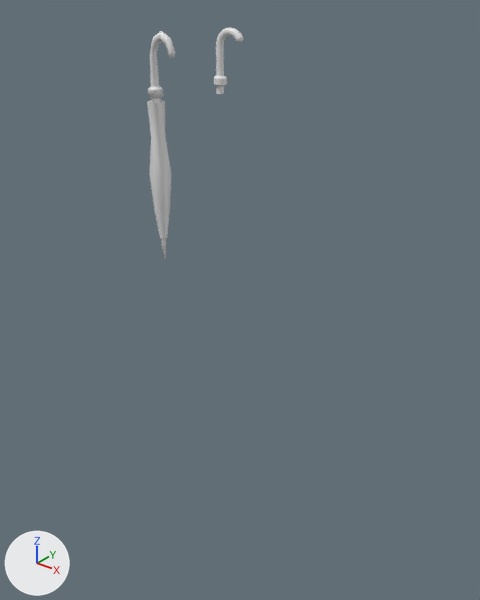
What one commit did to the Blender file modelsrc/weaponblends/verynotcomplete/umbrella.blend.
One viewpoint serves both versions: a 50 mm lens placed at (47.0, -64.3, 74.2), pointed at (-0.4, -5.1, 37.5). Every picture has the same lights, and +X, +Y and +Z are marked at lower left. Materials are left out; every surface is plain grey.

Before the edit, the objects in view are built like this:
```python
me_v_umbrella_template1 = bpy.data.meshes.new('V_Umbrella_Template1')
me_v_umbrella_template1.from_pydata(...)  # 90 vertices, 176 faces; spans x -8.9..-4.2, y -12.2..-9.6, z 43.2..69.1
# faces by material slot: [96, 30, 50]
me_v_umbrella_template1.materials.append(mat_chrome1_bmp)
me_v_umbrella_template1.materials.append(mat_chrome2_brass__bmp)
me_v_umbrella_template1.materials.append(mat_umbrella_base1_bmp)
me_v_umbrella_template1_001 = bpy.data.meshes.new('V_Umbrella_Template1.001')
me_v_umbrella_template1_001.from_pydata(...)  # 833 vertices, 833 faces; spans x -8.31..-4.07, y -0.79..0.79, z 61.4..68.94
# faces by material slot: [769, 64]
me_v_umbrella_template1_001.materials.append(mat_chrome1_bmp)
me_v_umbrella_template1_001.materials.append(mat_chrome2_brass__bmp)
ob_v_umbrella_template1 = bpy.data.objects.new('V_Umbrella_Template1', me_v_umbrella_template1)
ob_v_umbrella_template1.location = (0.0, 0.0, 0.0)
ob_v_umbrella_template1_001 = bpy.data.objects.new('V_Umbrella_Template1.001', me_v_umbrella_template1_001)
ob_v_umbrella_template1_001.location = (0.0, 0.0, 0.0)
```
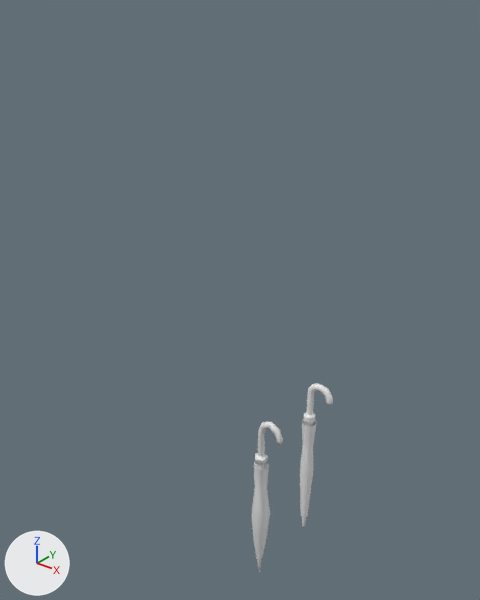
Commit message: Update umbrella.blend
The umbrella is now real

Scene script edits in JSON lines:
```json
{"block": "me_v_umbrella_template1", "where": "me_v_umbrella_template1.from_pydata(...)  # 90 vertices, 176 faces; spans x -8.9..-4.2, y -12.2..-9.6, z 43.2..69.1"}
{"block": "me_v_umbrella_template1", "where": "# used by ob_v_umbrella_template1; location = (0.0, 0.0, 0.0)"}
{"block": "me_v_umbrella_template1", "change": "me_v_umbrella_template1 part 1: the whole mesh is moved by (7.6, 0.0, -42.6)"}
{"block": "me_v_umbrella_template1_001", "where": "# used by ob_v_umbrella_template1_001; location = (0.0, 0.0, 0.0)"}
{"op": "remove", "block": "me_v_umbrella_template1_001", "code": "me_v_umbrella_template1_001.from_pydata(...)  # 833 vertices, 833 faces; spans x -8.31..-4.07, y -0.79..0.79, z 61.4..68.94"}
{"op": "add", "block": "me_v_umbrella_template1_001", "code": "me_v_umbrella_template1_001.from_pydata(...)  # 1953 vertices, 1953 faces; spans x -0.95..3.43, y -1.02..1.02, z 0.52..26.04"}
{"block": "me_v_umbrella_template1_001", "change": "me_v_umbrella_template1_001 part 2: 1953 vertices added at x -0.95..3.43, y -1.02..1.02, z 0.52..26.04"}
{"block": "me_v_umbrella_template1_001", "change": "me_v_umbrella_template1_001 part 3: 833 vertices removed from x -8.31..-4.07, y -0.79..0.79, z 61.4..68.94"}
{"op": "set", "path": "ob_v_umbrella_template1.location", "old": "(0.0, 0.0, 0.0)", "new": "(7.6, 0.0, 0.0)"}
{"op": "set", "path": "ob_v_umbrella_template1_001.location", "old": "(0.0, 0.0, 0.0)", "new": "(7.6, 0.0, 0.0)"}
```

What differs and where, as boxes [x1, y1, x2, y2] in the pictures (480 x 600 px):
```json
{"object": "V_Umbrella_Template1", "change": "moved", "before": [147, 31, 175, 259], "after": [251, 422, 283, 572]}
{"object": "V_Umbrella_Template1.001", "change": "reshaped, moved", "before": [214, 27, 243, 94], "after": [300, 383, 333, 527], "on screen": "13% wider, 113% taller"}
{"part": 2, "of": "me_v_umbrella_template1_001", "change": "added", "after": [300, 383, 333, 527]}
{"part": 3, "of": "me_v_umbrella_template1_001", "change": "deleted", "before": [214, 27, 243, 94]}
```
